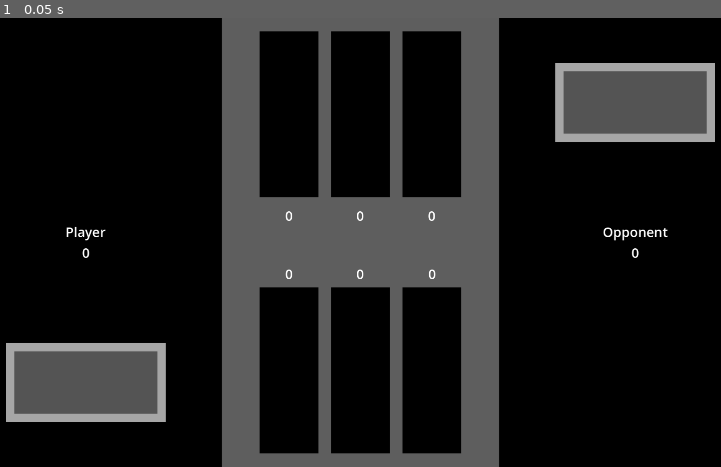
Above: before the commit, frame 1.
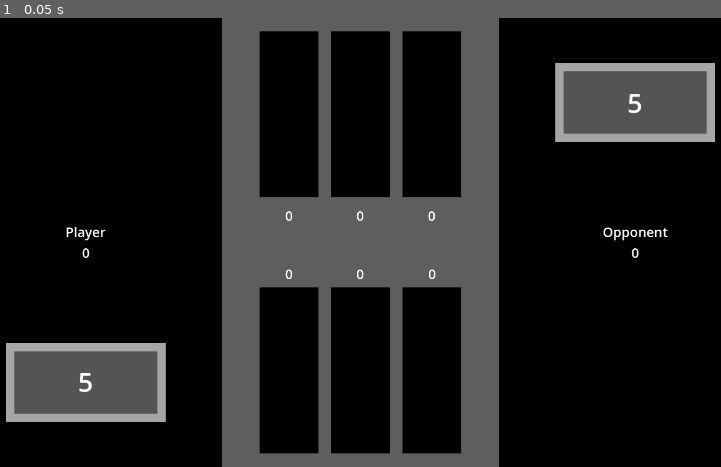
Above: after the commit, the same moment.

Repository: kimalysha93/knucklebones
Game: Godot game, scene res://knucklebones.tscn
The game is run twice, just before and just after one commit, with the same random seed, the same clock (stepped at 60 frames per second) and the same inputs.
Inputs:
- Up to frame 1 (0.05 s): no input

The runs differ from the first frame. In frame 1, less than 0.1% of the frame differs, in the area x 10-89%, y 16-84%.

Commit message:
dice rng added

Diff:
--- a/knucklebones.tscn
+++ b/knucklebones.tscn
@@ -1,6 +1,8 @@
-[gd_scene load_steps=2 format=3 uid="uid://ccv14bhoxf00s"]
+[gd_scene load_steps=4 format=3 uid="uid://ccv14bhoxf00s"]
 
 [ext_resource type="Texture2D" uid="uid://bjo71cjqgxlhi" path="res://assets/background_interface.png" id="1_n6mj2"]
+[ext_resource type="Script" uid="uid://ciqgm1xifc3hs" path="res://scripts/player_dice_roll.gd" id="2_xgjk0"]
+[ext_resource type="Script" uid="uid://d5nttspuo2an" path="res://scripts/opp_dice_roll.gd" id="3_m8h7s"]
 
 [node name="Knucklebones" type="Node2D"]
 
@@ -8,9 +10,9 @@
 position = Vector2(960, 540)
 texture = ExtResource("1_n6mj2")
 
-[node name="Labels" type="Node" parent="."]
+[node name="ScoreLabels" type="Node" parent="."]
 
-[node name="PlayerName" type="Label" parent="Labels"]
+[node name="PlayerName" type="Label" parent="ScoreLabels"]
 offset_left = 158.8
 offset_top = 489.5
 offset_right = 441.4
@@ -20,7 +22,7 @@
 horizontal_alignment = 1
 vertical_alignment = 1
 
-[node name="PlayerScoreTotal" type="Label" parent="Labels"]
+[node name="PlayerScoreTotal" type="Label" parent="ScoreLabels"]
 offset_left = 158.8
 offset_top = 540.0
 offset_right = 441.4
@@ -30,7 +32,7 @@
 horizontal_alignment = 1
 vertical_alignment = 1
 
-[node name="PlayerScore1" type="Label" parent="Labels"]
+[node name="PlayerScore1" type="Label" parent="ScoreLabels"]
 offset_left = 751.5
 offset_top = 590.5
 offset_right = 824.7
@@ -40,7 +42,7 @@
 horizontal_alignment = 1
 vertical_alignment = 1
 
-[node name="PlayerScore2" type="Label" parent="Labels"]
+[node name="PlayerScore2" type="Label" parent="ScoreLabels"]
 offset_left = 923.4
 offset_top = 590.5
 offset_right = 996.6
@@ -50,7 +52,7 @@
 horizontal_alignment = 1
 vertical_alignment = 1
 
-[node name="PlayerScore3" type="Label" parent="Labels"]
+[node name="PlayerScore3" type="Label" parent="ScoreLabels"]
 offset_left = 1095.6
 offset_top = 590.5
 offset_right = 1168.8
@@ -60,7 +62,7 @@
 horizontal_alignment = 1
 vertical_alignment = 1
 
-[node name="OpponentName" type="Label" parent="Labels"]
+[node name="OpponentName" type="Label" parent="ScoreLabels"]
 offset_left = 1478.6
 offset_top = 489.5
 offset_right = 1761.2
@@ -70,7 +72,7 @@
 horizontal_alignment = 1
 vertical_alignment = 1
 
-[node name="OpponentScoreTotal" type="Label" parent="Labels"]
+[node name="OpponentScoreTotal" type="Label" parent="ScoreLabels"]
 offset_left = 1478.6
 offset_top = 540.0
 offset_right = 1761.2
@@ -80,7 +82,7 @@
 horizontal_alignment = 1
 vertical_alignment = 1
 
-[node name="OppScore1" type="Label" parent="Labels"]
+[node name="OppScore1" type="Label" parent="ScoreLabels"]
 offset_left = 751.5
 offset_top = 450.8
 offset_right = 824.7
@@ -90,7 +92,7 @@
 horizontal_alignment = 1
 vertical_alignment = 1
 
-[node name="OppScore2" type="Label" parent="Labels"]
+[node name="OppScore2" type="Label" parent="ScoreLabels"]
 offset_left = 923.2
 offset_top = 450.8
 offset_right = 996.4
@@ -100,7 +102,7 @@
 horizontal_alignment = 1
 vertical_alignment = 1
 
-[node name="OppScore3" type="Label" parent="Labels"]
+[node name="OppScore3" type="Label" parent="ScoreLabels"]
 offset_left = 1095.4
 offset_top = 450.8
 offset_right = 1168.6
@@ -109,3 +111,29 @@
 text = "0"
 horizontal_alignment = 1
 vertical_alignment = 1
+
+[node name="DiceLabels" type="Node" parent="."]
+
+[node name="PlayerDiceRoll" type="Label" parent="DiceLabels"]
+offset_left = 252.9
+offset_top = 827.2
+offset_right = 347.4
+offset_bottom = 921.7
+theme_override_colors/font_color = Color(1, 1, 1, 1)
+theme_override_font_sizes/font_size = 64
+text = "0"
+horizontal_alignment = 1
+vertical_alignment = 1
+script = ExtResource("2_xgjk0")
+
+[node name="OppDiceRoll" type="Label" parent="DiceLabels"]
+offset_left = 1572.7
+offset_top = 155.9
+offset_right = 1667.2
+offset_bottom = 250.4
+theme_override_colors/font_color = Color(1, 1, 1, 1)
+theme_override_font_sizes/font_size = 64
+text = "0"
+horizontal_alignment = 1
+vertical_alignment = 1
+script = ExtResource("3_m8h7s")
--- /dev/null
+++ b/scripts/opp_dice_roll.gd
@@ -0,0 +1,16 @@
+extends Label
+
+var rng = RandomNumberGenerator.new()
+
+var dice_roll = 0
+@onready var opp_dice_roll: Label = $"."
+
+# Called when the node enters the scene tree for the first time.
+func _ready() -> void:
+	opp_roll()
+	pass # Replace with function body.
+
+# rolls the dice for player
+func opp_roll():
+	dice_roll = int(floor(rng.randf_range(1,7)))
+	opp_dice_roll.text = str(dice_roll)
--- /dev/null
+++ b/scripts/player_dice_roll.gd
@@ -0,0 +1,16 @@
+extends Label
+var rng = RandomNumberGenerator.new()
+
+var dice_roll = 0
+
+@onready var player_dice_roll: Label = $"."
+
+# Called when the node enters the scene tree for the first time.
+func _ready() -> void:
+	player_roll()
+	pass # Replace with function body.
+
+# rolls the dice for player
+func player_roll():
+	dice_roll = int(floor(rng.randf_range(1,7)))
+	player_dice_roll.text = str(dice_roll)
Not shown, added: scripts/opp_dice_roll.gd.uid
Not shown, added: scripts/player_dice_roll.gd.uid
